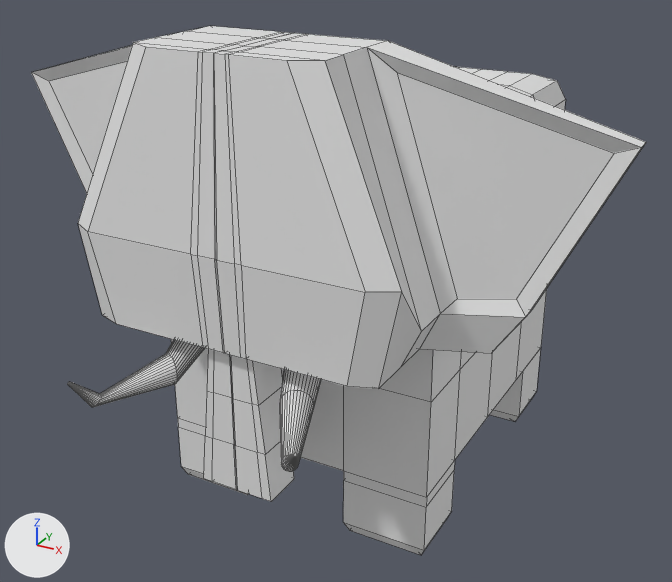
An edit to the Blender file Blender Files/Elephant.blend, drawn before and after from the same camera.
The view is the same before and after, from a 50 mm lens placed at (4.34, -7.35, 6.25), pointed at (0.05, 0.47, 2.34). The lights are fixed; the arrows at lower left show +X, +Y and +Z. Mesh edges are drawn as thin lines.

In view in the first picture: 'ElephantBody', 'ElephantHead'.
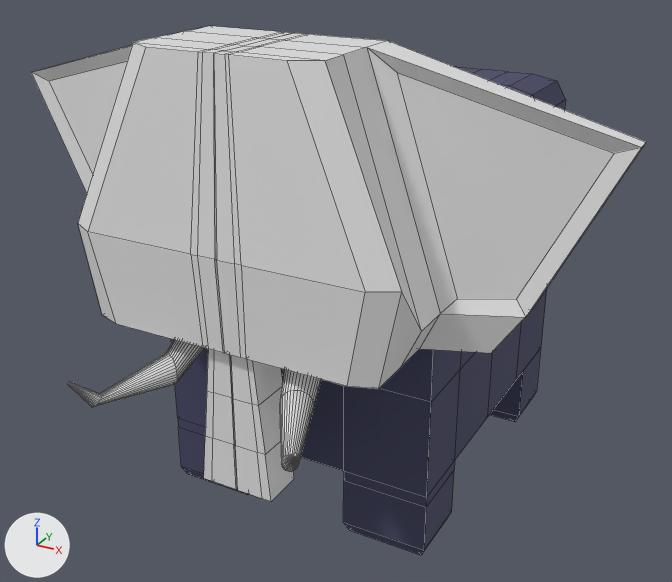
Pixel boxes (x1, y1, x2, y2) of what changed, in the pictures (672 x 582 px):
'ElephantBody', recoloured (grey to blue): (171, 67, 566, 555) in both

The change, as a list of edits to the scene's bpy script:
```text
Add mat_elephantskin:
    mat_elephantskin = principled_material('ElephantSkin')
    mat_elephantskin.base_color = (0.0605, 0.0634, 0.133)  # dark blue #464766
    mat_elephantskin.roughness = 0.8
    mat_elephantskin.specular_ior_level = 0.508
Change me_cube_001:
    where me_cube_001.from_pydata(...)  # 228 vertices, 220 faces; spans x -1.0..1.0, y -0.24..2.17, z -0.01..2.84
    add me_cube_001.materials.append(mat_elephantskin)  # dark blue #464766
```
